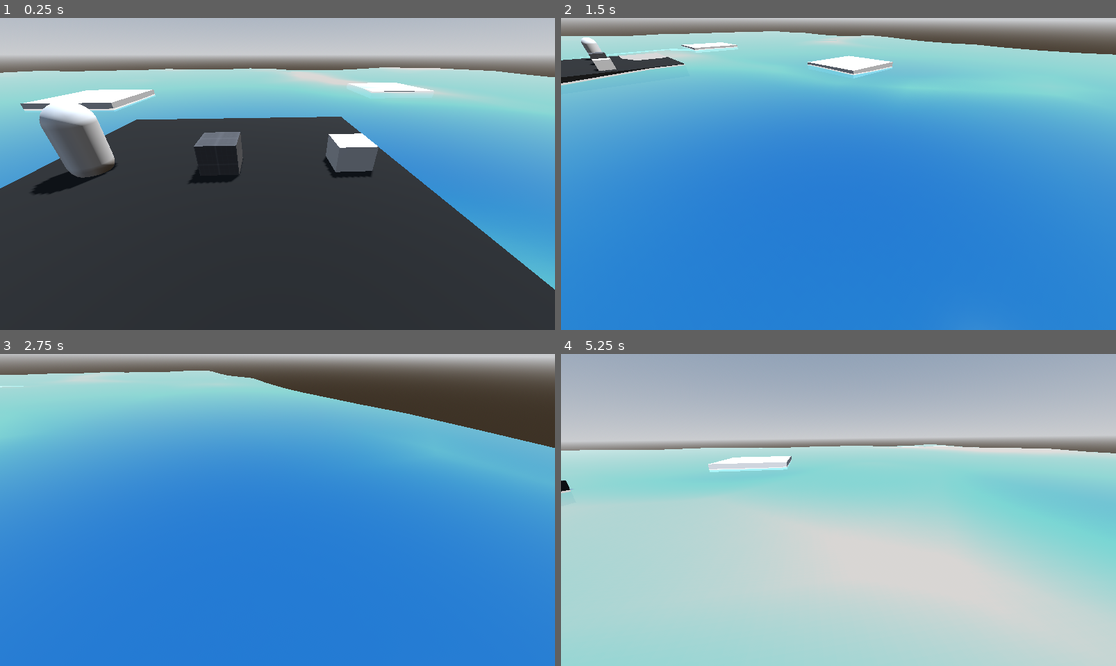
Above: before the commit, frames 1-4 (two rows, left to right).
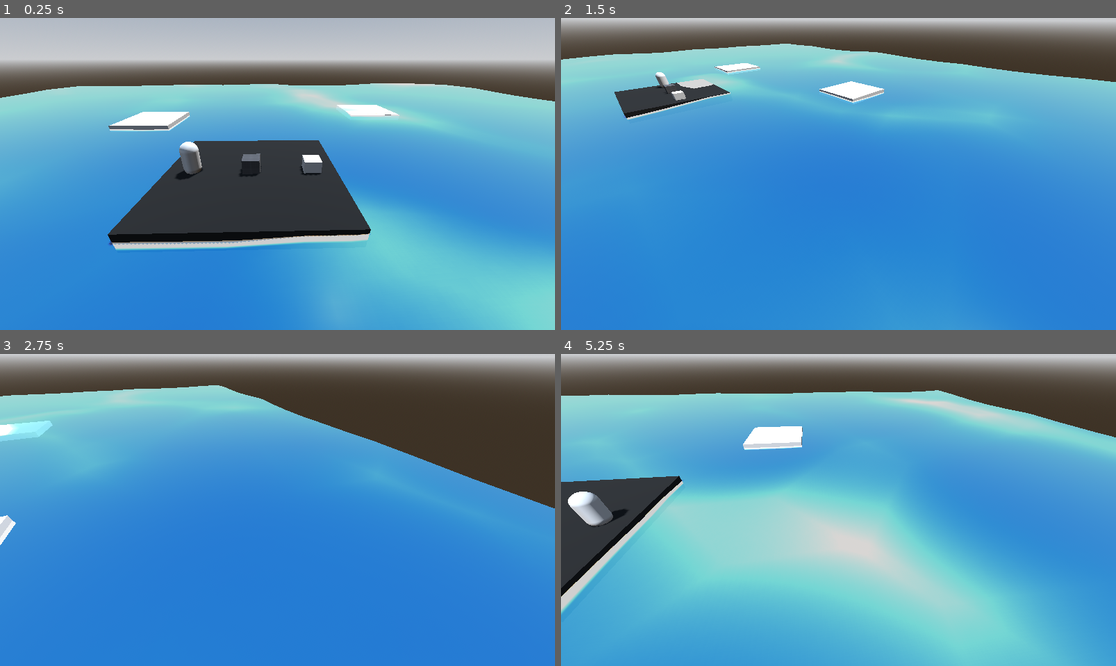
Above: after the commit, the same moments.

Repository: R1fty0/settlement_game
Game: Godot game, scene res://scenes/main.tscn
The game is run twice, just before and just after one commit, with the same random seed, the same clock (stepped at 60 frames per second) and the same inputs.
Inputs (mouse positions are in pixels of both pictures, inside the frame that each line leads up to):
- Up to frame 1 (0.25 s): no input
- Up to frame 2 (1.5 s): move the mouse to (960, 158) at 0.52 s; hold D (move_right) 0.53-1.28 s; hold Right mouse button (rotate_camera) 0.53-1.28 s; click (960, 158) at 0.67 s; move the mouse to (810, 174) at 1.27 s; hold W (move_up) from 1.28 s (still down); click (810, 174) at 1.35 s
- Up to frame 3 (2.75 s): right-click (249, 510) at 1.55 s; move the mouse to (333, 441) at 2.02 s; release W (move_up) at 2.03 s; hold D (move_right) from 2.03 s (still down); hold Right mouse button (rotate_camera) from 2.03 s (still down); click (333, 441) at 2.17 s
- Up to frame 4 (5.25 s): move the mouse to (832, 516) at 2.77 s; release D (move_right) at 2.78 s; release Right mouse button (rotate_camera) at 2.78 s; hold W (move_up) 2.78-3.53 s; tap one key every 0.75 s from 2.85 s: Q (rotate_camera_left) E (rotate_camera_right) Mouse wheel up (zoom_camera_in) Mouse wheel down (zoom_camera_out); right-click (832, 516) at 3.05 s; move the mouse to (1005, 556) at 3.52 s; hold A (move_left) 3.53-4.28 s; hold Right mouse button (rotate_camera) 3.53-4.28 s; click (1005, 556) at 3.67 s; move the mouse to (794, 506) at 4.27 s; hold W (move_up) 4.28-5.03 s; right-click (794, 506) at 4.55 s; move the mouse to (866, 510) at 5.02 s; hold S (move_down) from 5.03 s (still down); hold Right mouse button (rotate_camera) from 5.03 s (still down); click (866, 510) at 5.17 s

The runs differ from the first frame. In frame 1, 61% of the frame differs, in the area x 0-100%, y 12-100%; in frame 2, 12%; in frame 3, 10%; in frame 4, 97%, in the area x 0-100%, y 0-100%.

Commit message:
assets: added raleway font

Diff:
--- a/scenes/main.tscn
+++ b/scenes/main.tscn
@@ -21,21 +21,7 @@
 sky = SubResource("Sky_o5qli")
 tonemap_mode = 2
 
-[sub_resource type="NavigationMesh" id="NavigationMesh_tefeu"]
-vertices = PackedVector3Array(11.2661, 0.553284, -19.9861, 11.2661, 0.553284, -14.4861, 16.2661, 0.553284, -14.4861, 16.2661, 0.553284, -19.9861, -14.9839, 0.553284, -16.2361, -14.9839, 0.553284, -10.4861, -9.98395, 0.553284, -10.4861, -9.98395, 0.553284, -16.2361, -4.73395, 0.803284, -4.73611, -4.73395, 0.803284, 4.51389, 4.51605, 0.803284, 4.51389, 4.51605, 0.803284, -4.73611, -13.4839, 0.553284, 12.2639, -13.4839, 0.553284, 17.7639, -8.23395, 0.553284, 17.7639, -8.23395, 0.553284, 12.2639)
-polygons = [PackedInt32Array(3, 2, 0), PackedInt32Array(0, 2, 1), PackedInt32Array(7, 6, 4), PackedInt32Array(4, 6, 5), PackedInt32Array(11, 10, 8), PackedInt32Array(8, 10, 9), PackedInt32Array(15, 14, 12), PackedInt32Array(12, 14, 13)]
-agent_height = 1.0
-
-[sub_resource type="StandardMaterial3D" id="StandardMaterial3D_jyhfs"]
-albedo_color = Color(0, 0, 0, 1)
-albedo_texture = ExtResource("1_0wfyh")
-uv1_triplanar = true
-
-[sub_resource type="BoxMesh" id="BoxMesh_o6xl0"]
-size = Vector3(10, 1, 10)
-
-[sub_resource type="BoxShape3D" id="BoxShape3D_tipki"]
-size = Vector3(9.98334, 1, 9.98389)
+[sub_resource type="NavigationMesh" id="NavigationMesh_tipki"]
 
 [sub_resource type="ShaderMaterial" id="ShaderMaterial_85g3d"]
 render_priority = 0
@@ -50,8 +36,21 @@
 subdivide_width = 20
 subdivide_depth = 20
 
-[sub_resource type="BoxShape3D" id="BoxShape3D_85g3d"]
-size = Vector3(100, 0.1, 100)
+[sub_resource type="NavigationMesh" id="NavigationMesh_tefeu"]
+vertices = PackedVector3Array(11.2661, 0.553284, -19.9861, 11.2661, 0.553284, -14.4861, 16.2661, 0.553284, -14.4861, 16.2661, 0.553284, -19.9861, -14.9839, 0.553284, -16.2361, -14.9839, 0.553284, -10.4861, -9.98395, 0.553284, -10.4861, -9.98395, 0.553284, -16.2361, 4.51605, 0.803284, 4.51389, 4.51605, 0.803284, 1.01389, 2.51605, 0.803284, 0.763885, -4.73395, 0.803284, 4.51389, 2.51605, 0.803284, -0.986115, 4.51605, 0.803284, -1.23611, 4.51605, 0.803284, -4.73611, -4.73395, 0.803284, -4.73611, -13.4839, 0.553284, 12.2639, -13.4839, 0.553284, 17.7639, -8.23395, 0.553284, 17.7639, -8.23395, 0.553284, 12.2639)
+polygons = [PackedInt32Array(3, 2, 0), PackedInt32Array(0, 2, 1), PackedInt32Array(7, 6, 4), PackedInt32Array(4, 6, 5), PackedInt32Array(9, 8, 10), PackedInt32Array(10, 8, 11), PackedInt32Array(13, 12, 14), PackedInt32Array(14, 12, 15), PackedInt32Array(12, 10, 15), PackedInt32Array(15, 10, 11), PackedInt32Array(19, 18, 16), PackedInt32Array(16, 18, 17)]
+agent_height = 1.0
+
+[sub_resource type="StandardMaterial3D" id="StandardMaterial3D_jyhfs"]
+albedo_color = Color(0, 0, 0, 1)
+albedo_texture = ExtResource("1_0wfyh")
+uv1_triplanar = true
+
+[sub_resource type="BoxMesh" id="BoxMesh_o6xl0"]
+size = Vector3(10, 1, 10)
+
+[sub_resource type="BoxShape3D" id="BoxShape3D_tipki"]
+size = Vector3(9.98334, 1, 9.98389)
 
 [sub_resource type="StandardMaterial3D" id="StandardMaterial3D_tefeu"]
 albedo_texture = ExtResource("2_sugp2")
@@ -70,58 +69,56 @@
 transform = Transform3D(-0.866025, -0.433013, 0.25, 0, 0.5, 0.866025, -0.5, 0.75, -0.433013, 0, 0, 0)
 shadow_enabled = true
 
-[node name="Environment" type="Node" parent="."]
+[node name="Map" type="Node" parent="."]
 
-[node name="TestNavigationObstacle" type="CSGBox3D" parent="Environment"]
-transform = Transform3D(1, 0, 0, 0, 1, 0, 0, 0, 1, 3.537, 0.5, 0)
-use_collision = true
+[node name="Water" type="NavigationRegion3D" parent="Map"]
+navigation_mesh = SubResource("NavigationMesh_tipki")
 
-[node name="NavigationRegion3D" type="NavigationRegion3D" parent="Environment"]
-navigation_mesh = SubResource("NavigationMesh_tefeu")
-
-[node name="MainIsland" type="StaticBody3D" parent="Environment/NavigationRegion3D"]
-transform = Transform3D(1, 0, 0, 0, 1, 0, 0, 0, 1, 0, -0.196716, 0)
-collision_layer = 2
-collision_mask = 0
-
-[node name="Mesh" type="MeshInstance3D" parent="Environment/NavigationRegion3D/MainIsland"]
-material_override = SubResource("StandardMaterial3D_jyhfs")
-mesh = SubResource("BoxMesh_o6xl0")
-skeleton = NodePath("../..")
-
-[node name="CollisionShape3D" type="CollisionShape3D" parent="Environment/NavigationRegion3D/MainIsland"]
-transform = Transform3D(1, 0, 0, 0, 1, 0, 0, 0, 1, 0.00137329, 0, -0.00561523)
-shape = SubResource("BoxShape3D_tipki")
-debug_color = Color(0, 0.62997, 0.47727, 0.42)
-
-[node name="StoneIsland" type="CSGBox3D" parent="Environment/NavigationRegion3D"]
-transform = Transform3D(1, 0, 0, 0, 1, 0, 0, 0, 1, -10.8035, -0.196716, 15.14)
-size = Vector3(5.9751, 0.607, 6.29443)
-
-[node name="WoodIsland" type="CSGBox3D" parent="Environment/NavigationRegion3D"]
-transform = Transform3D(1, 0, 0, 0, 1, 0, 0, 0, 1, -12.4964, -0.196716, -13.3822)
-size = Vector3(5.9751, 0.607, 6.29443)
-
-[node name="FoodIsland" type="CSGBox3D" parent="Environment/NavigationRegion3D"]
-transform = Transform3D(1, 0, 0, 0, 1, 0, 0, 0, 1, 13.8924, -0.196716, -17.3389)
-size = Vector3(5.9751, 0.607, 6.29443)
-
-[node name="Water" type="StaticBody3D" parent="Environment"]
-collision_mask = 0
-
-[node name="WaterMesh" type="MeshInstance3D" parent="Environment/Water"]
+[node name="WaterMesh" type="MeshInstance3D" parent="Map/Water"]
 transform = Transform3D(1, 0, 0, 0, 1, 0, 0, 0, 1, 0, -0.314779, 0)
 material_override = SubResource("ShaderMaterial_85g3d")
 mesh = SubResource("PlaneMesh_sgp6g")
 skeleton = NodePath("../..")
 
-[node name="CollisionShape3D" type="CollisionShape3D" parent="Environment/Water"]
-shape = SubResource("BoxShape3D_85g3d")
-debug_color = Color(0, 0.62526, 0.521781, 0.42)
+[node name="Islands" type="NavigationRegion3D" parent="Map"]
+navigation_mesh = SubResource("NavigationMesh_tefeu")
+
+[node name="MainIsland" type="StaticBody3D" parent="Map/Islands"]
+transform = Transform3D(1, 0, 0, 0, 1, 0, 0, 0, 1, 0, -0.196716, 0)
+collision_layer = 2
+collision_mask = 0
+
+[node name="Mesh" type="MeshInstance3D" parent="Map/Islands/MainIsland"]
+material_override = SubResource("StandardMaterial3D_jyhfs")
+mesh = SubResource("BoxMesh_o6xl0")
+skeleton = NodePath("../..")
+
+[node name="CollisionShape3D" type="CollisionShape3D" parent="Map/Islands/MainIsland"]
+transform = Transform3D(1, 0, 0, 0, 1, 0, 0, 0, 1, 0.00137329, 0, -0.00561523)
+shape = SubResource("BoxShape3D_tipki")
+debug_color = Color(0, 0.62997, 0.47727, 0.42)
+
+[node name="StoneIsland" type="CSGBox3D" parent="Map/Islands"]
+transform = Transform3D(1, 0, 0, 0, 1, 0, 0, 0, 1, -10.8035, -0.196716, 15.14)
+size = Vector3(5.9751, 0.607, 6.29443)
+
+[node name="WoodIsland" type="CSGBox3D" parent="Map/Islands"]
+transform = Transform3D(1, 0, 0, 0, 1, 0, 0, 0, 1, -12.4964, -0.196716, -13.3822)
+size = Vector3(5.9751, 0.607, 6.29443)
+
+[node name="FoodIsland" type="CSGBox3D" parent="Map/Islands"]
+transform = Transform3D(1, 0, 0, 0, 1, 0, 0, 0, 1, 13.8924, -0.196716, -17.3389)
+size = Vector3(5.9751, 0.607, 6.29443)
+
+[node name="TestNavigationObstacle" type="CSGBox3D" parent="Map/Islands"]
+transform = Transform3D(1, 0, 0, 0, 1, 0, 0, 0, 1, 3.537, 0.5, 0)
+use_collision = true
 
 [node name="CameraController" type="Node3D" parent="." node_paths=PackedStringArray("rotation_x", "camera_zoom_pivot", "camera")]
 transform = Transform3D(1, 0, 0, 0, 1, 0, 0, 0, 1, 1.5199, 0, 0)
 script = ExtResource("3_sugp2")
+min_angle = 25.0
+max_angle = -10.0
 rotation_x = NodePath("CameraRotationX")
 camera_zoom_pivot = NodePath("CameraRotationX/CameraZoomPivot")
 camera = NodePath("CameraRotationX/CameraZoomPivot/Camera3D")
@@ -129,9 +126,10 @@
 scroll_speed = 0.2
 
 [node name="CameraRotationX" type="Node3D" parent="CameraController"]
+transform = Transform3D(1, 0, 0, 0, 0.999244, 0.0388761, 0, -0.0388761, 0.999244, 0, 0, 0)
 
 [node name="CameraZoomPivot" type="Node3D" parent="CameraController/CameraRotationX"]
-transform = Transform3D(1, 0, 0, 0, 0.866025, 0.5, 0, -0.5, 0.866025, -0.283894, 2.99331, 5.09319)
+transform = Transform3D(1, 0, 0, 0, 0.707106, 0.707106, 0, -0.707106, 0.707106, -0.283894, 5.60826, 10.9209)
 
 [node name="Camera3D" type="Camera3D" parent="CameraController/CameraRotationX/CameraZoomPivot"]
 
--- a/scenes/player/camera_controller/camera_controller.gd
+++ b/scenes/player/camera_controller/camera_controller.gd
@@ -5,6 +5,7 @@
 # Credit: https://www.youtube.com/watch?v=LpmphY0WYFQ
 # This script assumes the camera position reference is itself.
 
+@export var zoom_enabled: bool = false
 @export var mouse_sens: float = 0.2
 @export_category("Speeds")
 ## How fast the camera move horizontally
@@ -12,9 +13,9 @@
 ## How fast the camera rotates when using the rotate keys
 @export var rotate_keys_speed: float = 1.5
 @export var zoom_speed: float = 0.3
-@export_category("Zoom Limits")
-@export var min_zoom: float = -10.0
-@export var max_zoom: float = 30.0
+@export_category("Vertical Look Limits")
+@export var min_angle: float = 10.0
+@export var max_angle: float = 30.0
 @export_category("References")
 @export var rotation_x: Node3D
 @export var camera_zoom_pivot: Node3D
@@ -39,7 +40,7 @@
 	if event is InputEventMouseMotion and Input.is_action_pressed("rotate_camera"):
 		rotate_keys_target -= event.relative.x * mouse_sens
 		rotation_x.rotation_degrees.x -= event.relative.y * mouse_sens
-		rotation_x.rotation_degrees.x = clamp(rotation_x.rotation_degrees.x, min_zoom, max_zoom)
+		rotation_x.rotation_degrees.x = clamp(rotation_x.rotation_degrees.x, min_angle * -1, max_angle)
 
 func _process(delta: float) -> void:
 	if edge_scrolling_enabled:
@@ -74,4 +75,5 @@
 	# Lerp movement to target
 	position = lerp(position, move_target, 0.10)
 	rotation_degrees.y = lerp(rotation_degrees.y, rotate_keys_target, 0.10)
-	camera.position.z = lerp(camera.position.z, zoom_target, 0.10)
+	if zoom_enabled:
+		camera.position.z = lerp(camera.position.z, zoom_target, 0.10)
Not shown, added: assets/fonts/raleway/OFL.txt
Not shown, added: assets/fonts/raleway/README.txt
Binary file added: assets/fonts/raleway/Raleway-Italic-VariableFont_wght.ttf
Not shown, added: assets/fonts/raleway/Raleway-Italic-VariableFont_wght.ttf.import
Not shown, added: assets/fonts/raleway/Raleway-VariableFont_wght.ttf.import
Binary file added: assets/fonts/raleway/static/Raleway-Black.ttf
Not shown, added: assets/fonts/raleway/static/Raleway-Black.ttf.import
Binary file added: assets/fonts/raleway/static/Raleway-BlackItalic.ttf
Not shown, added: assets/fonts/raleway/static/Raleway-BlackItalic.ttf.import
Binary file added: assets/fonts/raleway/static/Raleway-Bold.ttf
Not shown, added: assets/fonts/raleway/static/Raleway-Bold.ttf.import
Binary file added: assets/fonts/raleway/static/Raleway-BoldItalic.ttf
(and 29 more such lines)
